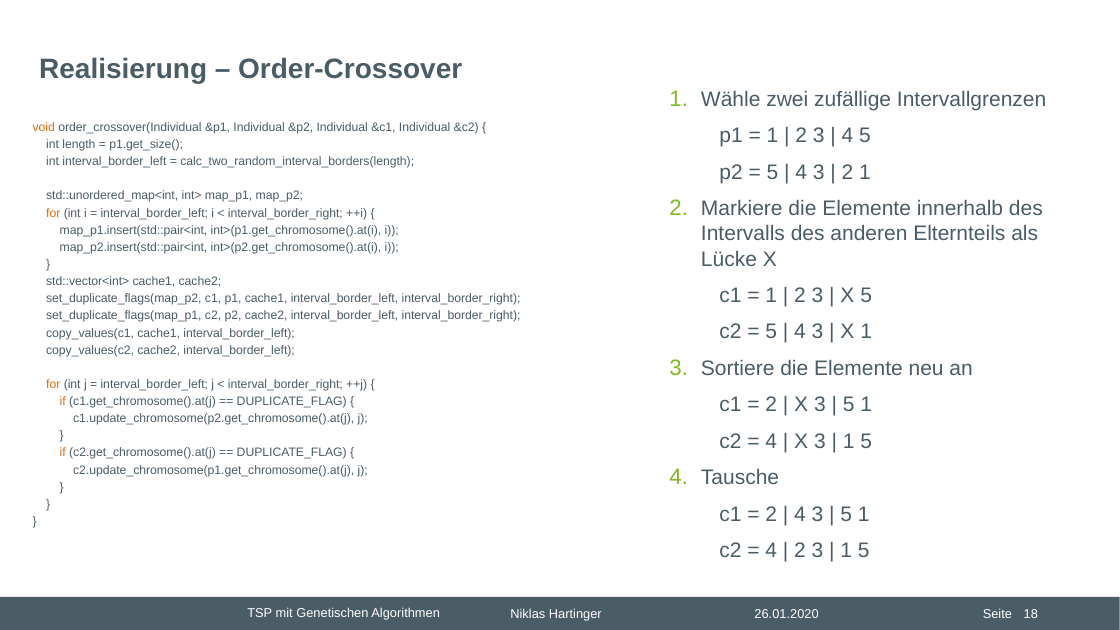
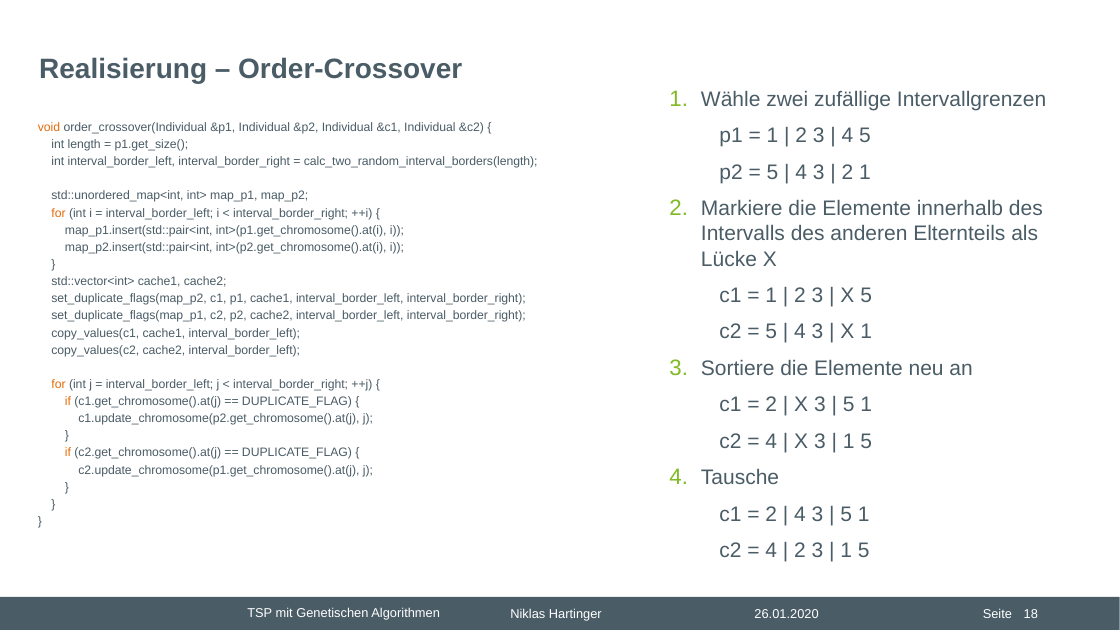
Before and after one commit to nhrt/Genetic-Algorithms, a slide deck: slide 18 of Projektvortrag/Präsentation Projektvortrag.pptx. Drawn at 1120x630 pixels with LibreOffice and Linux fonts; fonts in the diff are those of the drawing; background and template pictures are left out. Boxes give left, top, right and bottom in pixels: in the first picture for what was removed or moved away, otherwise in the second. Text is boxed around its words. In the diff, an @@ line names an element or a change of style, - is before the commit and + after.

```diff
--- a/Projektvortrag/Präsentation Projektvortrag.pptx
+++ b/Projektvortrag/Präsentation Projektvortrag.pptx
@@ text at box(51, 156, 538, 168): text changed @@
-int interval_border_left = calc_two_random_interval_borders(length);
+int interval_border_left, interval_border_right = calc_two_random_interval_borders(length);
```
Also in this commit, not shown: 18 other slides changed, 15 other files.
